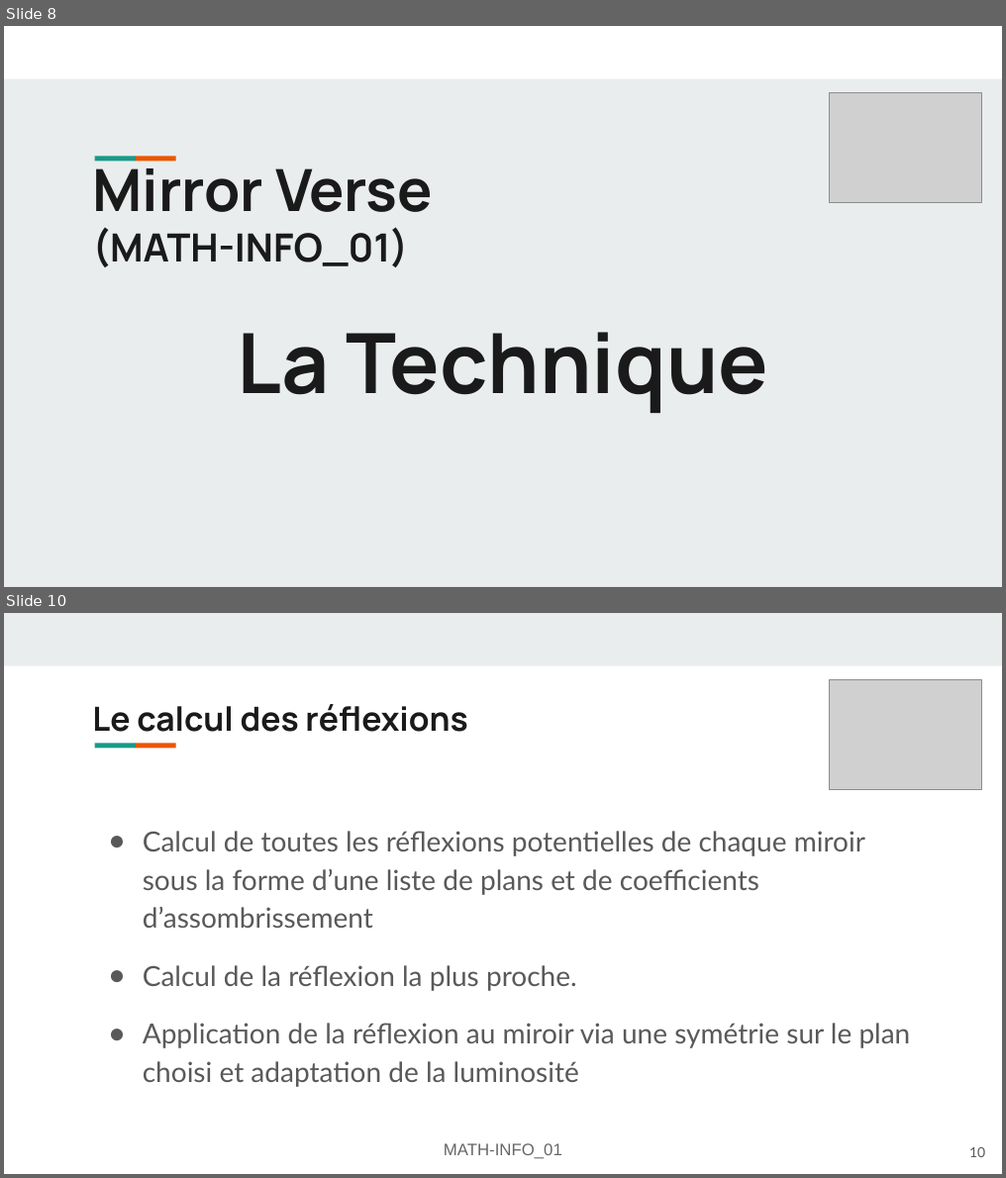
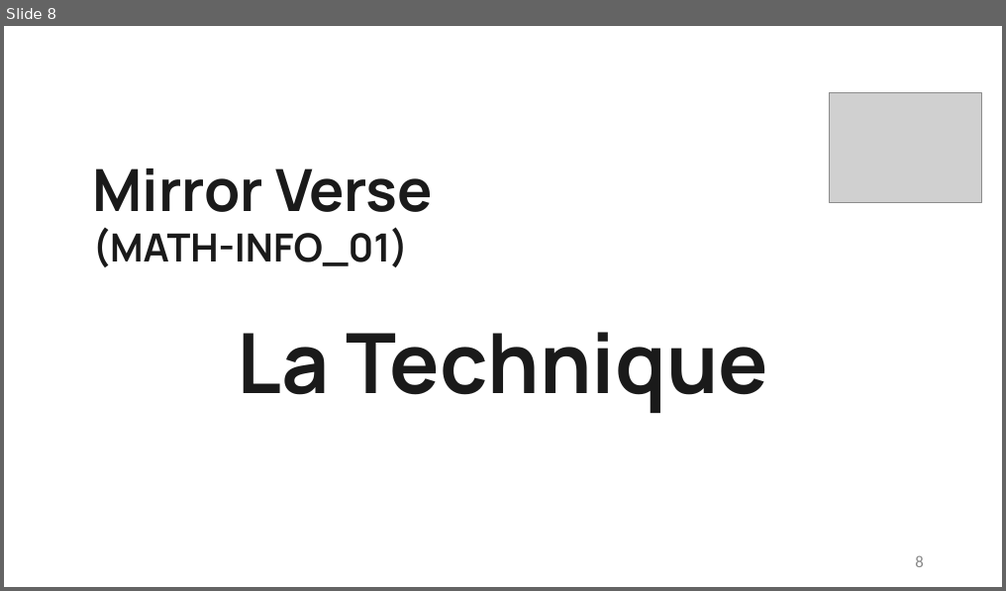
Before and after one commit to FlashOnFire/MirrorVerse, a slide deck: project_managment/MATH-INFO_01-mirror-verse.odp. Shown one above the other, each under a label of ours: slides 8 and 10 before the commit, slide 8 after it; the slides between them are not shown. The pictures are 1006x1178 and 1006x591 pixels, drawn with LibreOffice and Linux fonts; fonts in the diff are those of the drawing; grey boxes stand for pictures. Boxes give left, top, right and bottom in pixels: in the first picture for what was removed or moved away, otherwise in the second. Text is boxed around its words. In the diff, an @@ line names an element or a change of style, - is before the commit and + after.

```diff
--- a/project_managment/MATH-INFO_01-mirror-verse.odp
+++ b/project_managment/MATH-INFO_01-mirror-verse.odp
@@ slide 10 removed at <box>4,613,1002,1174</box>, background #FFFFFF; not listed: 2 template elements that a slide beside it also shows @@
@@ rectangle removed at <box>4,613,1002,665</box> @@
@@ picture removed at <box>830,680,982,789</box> @@
@@ title removed at <box>92,704,467,732</box> @@
-Le calcul des réflexions
@@ text removed at <box>143,831,911,1087</box> @@
-● Calcul de toutes les réflexions potentielles de chaque miroir sous la forme d’une liste de plans et de coefficients d’assombrissement
-● Calcul de la réflexion la plus proche.
-● Application de la réflexion au miroir via une symétrie sur le plan choisi et adaptation de la luminosité
@@ text removed at <box>444,1144,562,1159</box> @@
-MATH-INFO_01
@@ page number removed at <box>969,1148,985,1157</box> @@
-10
@@ slide 8 changed as well @@
@@ background #E9EDEE to #FFFFFF @@
@@ rectangle removed at <box>4,26,1002,78</box> @@
@@ rectangle removed at <box>95,156,136,161</box> @@
@@ rectangle removed at <box>135,156,175,161</box> @@
@@ page number added at <box>915,556,923,568</box>, 12 pt, text #898989 @@
+8
```
Also in this commit, not shown: 8 other slides changed, 1 slide added, 2 other files.
